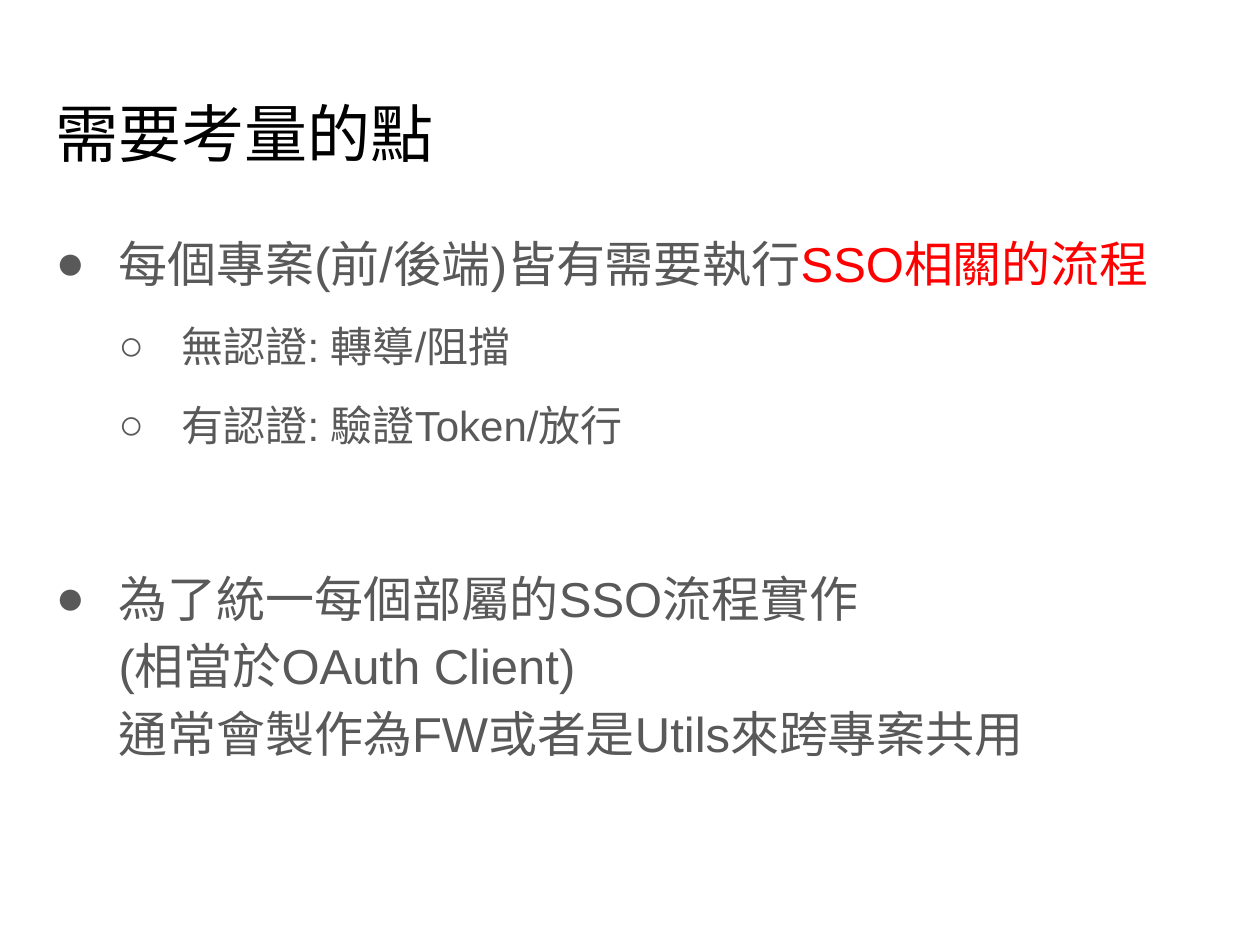
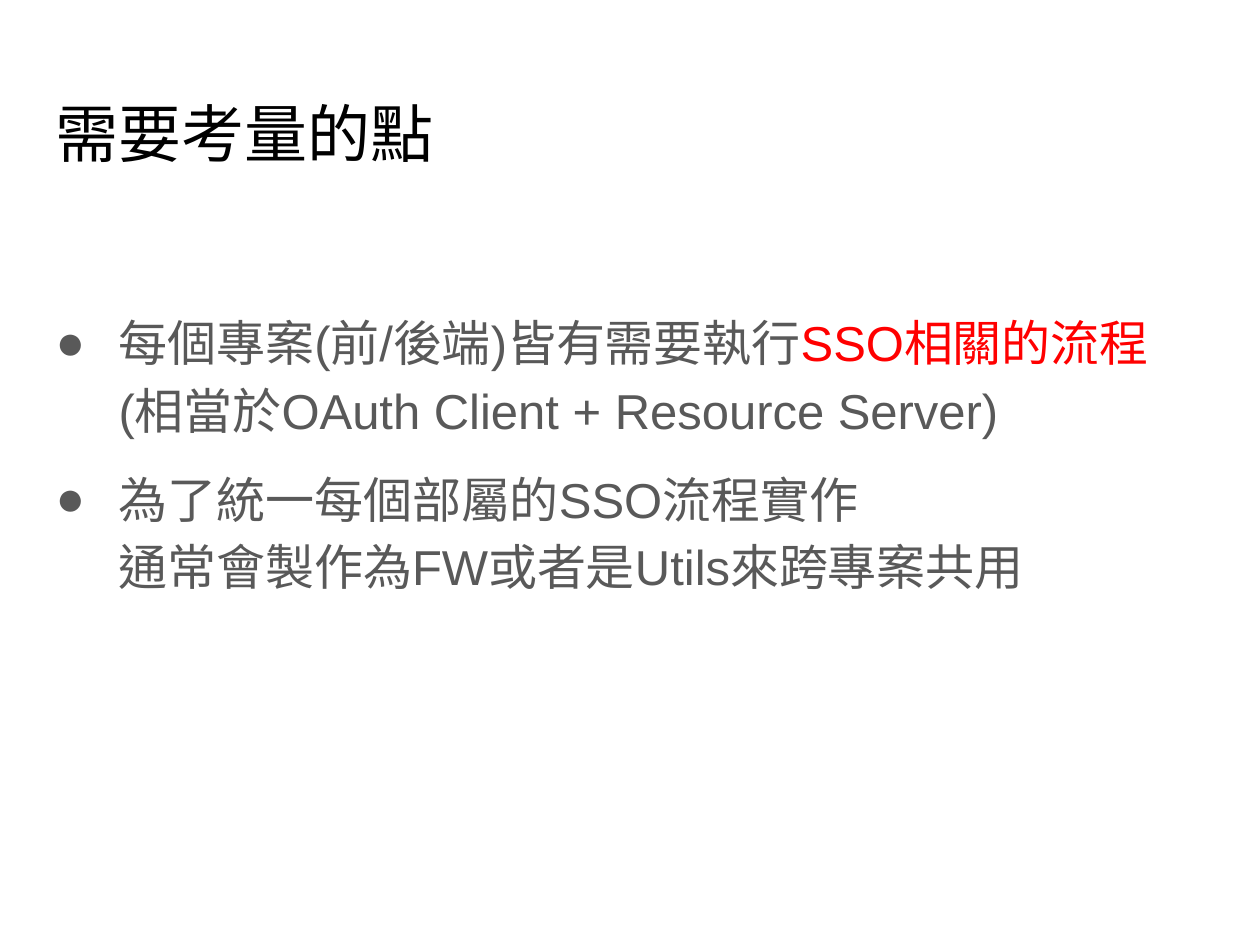
Before and after one commit to Sevenflanks/jcconf-2024-sso-flow-demo, a slide deck: slide 21 of JCC24_slide_Rhys.pptx (slide 20 before the commit). Drawn at 1260x945 pixels with LibreOffice and Linux fonts; fonts in the diff are those of the drawing; background and template pictures are left out. Boxes give left, top, right and bottom in pixels: in the first picture for what was removed or moved away, otherwise in the second. Text is boxed around its words. In the diff, an @@ line names an element or a change of style, - is before the commit and + after.

Commit message:
update slide

```diff
--- a/JCC24_slide_Rhys.pptx
+++ b/JCC24_slide_Rhys.pptx
@@ text at (119, 319, 1149, 589): text changed @@
-● 每個專案(前/後端)皆有需要執行SSO相關的流程
-  ○ 無認證: 轉導/阻擋
-  ○ 有認證: 驗證Token/放行
-● 為了統一每個部屬的SSO流程實作
-  (相當於OAuth Client)
-  通常會製作為FW或者是Utils來跨專案共用
+● 每個專案(前/後端)皆有需要執行SSO相關的流程
+  (相當於OAuth Client + Resource Server)
+● 為了統一每個部屬的SSO流程實作
+  通常會製作為FW或者是Utils來跨專案共用
```
Also in this commit, not shown: 8 other slides changed, 3 slides added.
